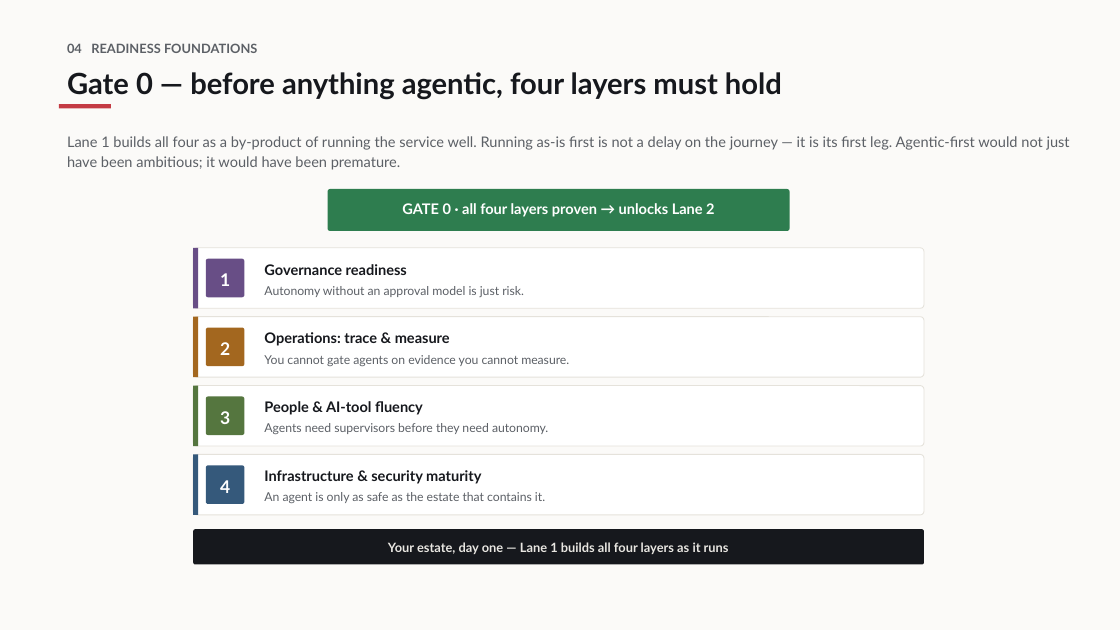
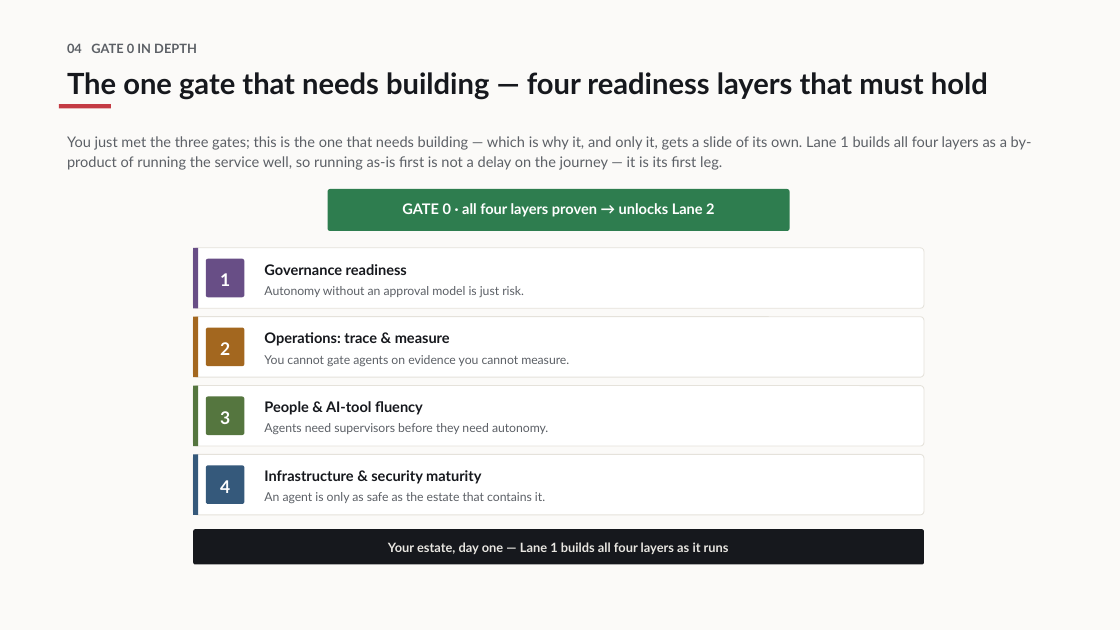
Before and after one commit to opsinghis/pand-tsf, a slide deck: slide 5 of docs/Alternative Approach - Summary.pptx. Drawn at 1120x630 pixels with LibreOffice and Linux fonts; fonts in the diff are those of the drawing. Boxes give left, top, right and bottom in pixels: in the first picture for what was removed or moved away, otherwise in the second. Text is boxed around its words. In the diff, an @@ line names an element or a change of style, - is before the commit and + after.

```diff
--- a/docs/Alternative Approach - Summary.pptx
+++ b/docs/Alternative Approach - Summary.pptx
@@ text at (x1=67, y1=43, x2=197, y2=53): text changed @@
-04 READINESS FOUNDATIONS
+04 GATE 0 IN DEPTH
@@ text at (x1=67, y1=72, x2=988, y2=99): text changed @@
-Gate 0 — before anything agentic, four layers must hold
+The one gate that needs building — four readiness layers that must hold
@@ text at (x1=67, y1=136, x2=1032, y2=170): text changed @@
-Lane 1 builds all four as a by-product of running the service well. Running as-is first is not a delay on the journey — it is its first leg. Agentic-first would not just have been ambitious; it would have been premature.
+You just met the three gates; this is the one that needs building — which is why it, and only it, gets a slide of its own. Lane 1 builds all four layers as a by-product of running the service well, so running as-is first is not a delay on the journey — it is its first leg.
```
Also in this commit, not shown: 4 other slides changed, 8 other files.
